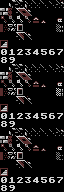
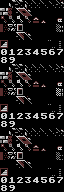
Layers edited between the first and the second 64×192 image:
showed "Hidden" over [48, 40, 61, 176]
